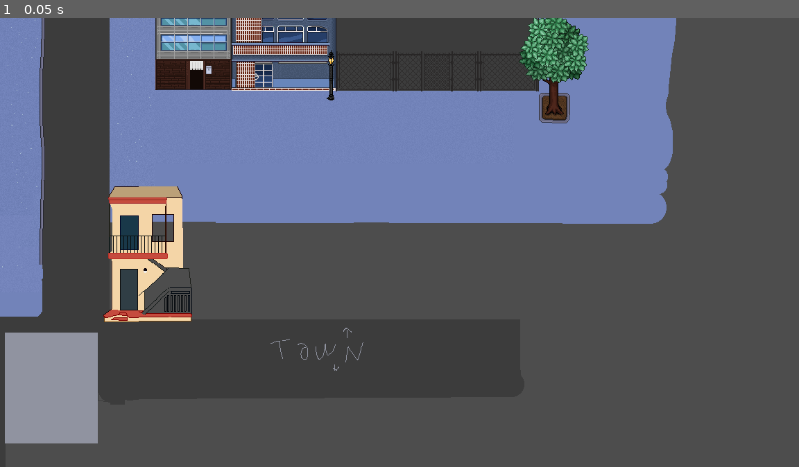
Above: before the commit, frame 1.
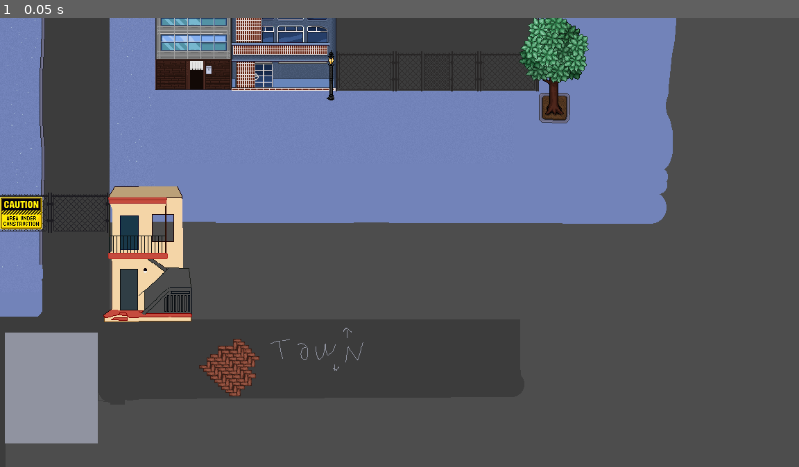
Above: after the commit, the same moment.

Repository: porkbrain/dont-count-the-sheep
Game: Godot game, scene res://assets/scenes/downtown.tscn
The game is run twice, just before and just after one commit, with the same random seed, the same clock (stepped at 60 frames per second) and the same inputs. The project has no main scene, so this scene is started directly.
Inputs:
- Up to frame 1 (0.05 s): no input

The runs differ from the first frame. In frame 1, 1.1% of the frame differs, in the area x 0-33%, y 38-85%.

Commit message:
appartment update, construction site

Diff:
--- a/main_game/assets/scenes/apartment.tscn
+++ b/main_game/assets/scenes/apartment.tscn
@@ -17,6 +17,8 @@
 [ext_resource type="Texture2D" uid="uid://cr11n5q0emwcs" path="res://assets/apartment/brown_dark_door_atlas.png" id="15_uv0h5"]
 [ext_resource type="Texture2D" uid="uid://cmjj0i8krpajr" path="res://assets/apartment/package.png" id="16_xbi0t"]
 [ext_resource type="Texture2D" uid="uid://bq1om7k0xupt4" path="res://assets/downtown/water_bottle_empty.png" id="17_je4lx"]
+[ext_resource type="Texture2D" uid="uid://jjh251d55ix0" path="res://assets/apartment/extraRoom.png" id="18_21dkk"]
+[ext_resource type="Texture2D" uid="uid://idx58sv6src5" path="res://assets/apartment/extrazed.png" id="19_ssl1d"]
 
 [sub_resource type="AtlasTexture" id="AtlasTexture_nte4w"]
 atlas = ExtResource("2_dx2fn")
@@ -523,7 +525,7 @@
 [node name="HallwayEntity" type="Node" parent="HallwayDoor1"]
 
 [node name="HallwayDoor2" type="AnimatedSprite2D" parent="."]
-position = Vector2(26, 112)
+position = Vector2(51, 112)
 sprite_frames = SubResource("SpriteFrames_j7cpw")
 
 [node name="YSort" type="Node2D" parent="HallwayDoor2"]
@@ -542,3 +544,12 @@
 [node name="WaterBottleEmpty" type="Sprite2D" parent="."]
 position = Vector2(-98, -68)
 texture = ExtResource("17_je4lx")
+
+[node name="ExtraRoom" type="Sprite2D" parent="."]
+z_index = -4
+position = Vector2(0, 128)
+texture = ExtResource("18_21dkk")
+
+[node name="Extrazed" type="Sprite2D" parent="."]
+position = Vector2(135, 117)
+texture = ExtResource("19_ssl1d")
--- a/main_game/assets/scenes/downtown.tscn
+++ b/main_game/assets/scenes/downtown.tscn
@@ -21,6 +21,7 @@
 [ext_resource type="Texture2D" uid="uid://dcl4guw8e72nh" path="res://assets/downtown/compound_gate.png" id="20_o0xfm"]
 [ext_resource type="Texture2D" uid="uid://bbvuyahml5l4l" path="res://assets/downtown/umbrella_chair.png" id="20_sy6x1"]
 [ext_resource type="Texture2D" uid="uid://cvg4gqeelonji" path="res://assets/downtown/water_bottle_half.png" id="21_8m32a"]
+[ext_resource type="Texture2D" uid="uid://dy8urm75tam2x" path="res://assets/downtown/construction_site_sign.png" id="22_m6eml"]
 
 [sub_resource type="AtlasTexture" id="AtlasTexture_5i4a5"]
 atlas = ExtResource("2_vxd7e")
@@ -287,3 +288,15 @@
 [node name="TrashcanTables10" type="Sprite2D" parent="parking"]
 position = Vector2(-615, 582)
 texture = ExtResource("10_nyc25")
+
+[node name="WiredFence" type="Sprite2D" parent="."]
+position = Vector2(114.5, 280.5)
+texture = ExtResource("17_5ai3x")
+
+[node name="WiredFence2" type="Sprite2D" parent="."]
+position = Vector2(29.5, 280.5)
+texture = ExtResource("17_5ai3x")
+
+[node name="ConstructionSiteSign" type="Sprite2D" parent="WiredFence2"]
+position = Vector2(1.5, 1)
+texture = ExtResource("22_m6eml")
Binary file added: main_game/assets/apartment/extraRoom.png
Binary file added: main_game/assets/apartment/extrazed.png
Binary file changed: main_game/assets/apartment/hallway.png
Binary file changed: main_game/assets/downtown/bg.png
Binary file added: main_game/assets/downtown/construction_site_sign.png
Binary file changed: main_game/assets/downtown/wired_fence.png
Not shown: 1 places in main_game/assets/scenes/apartment.tscn that only renumber resources
Not shown: 1 places in main_game/assets/scenes/downtown.tscn that only renumber resources
